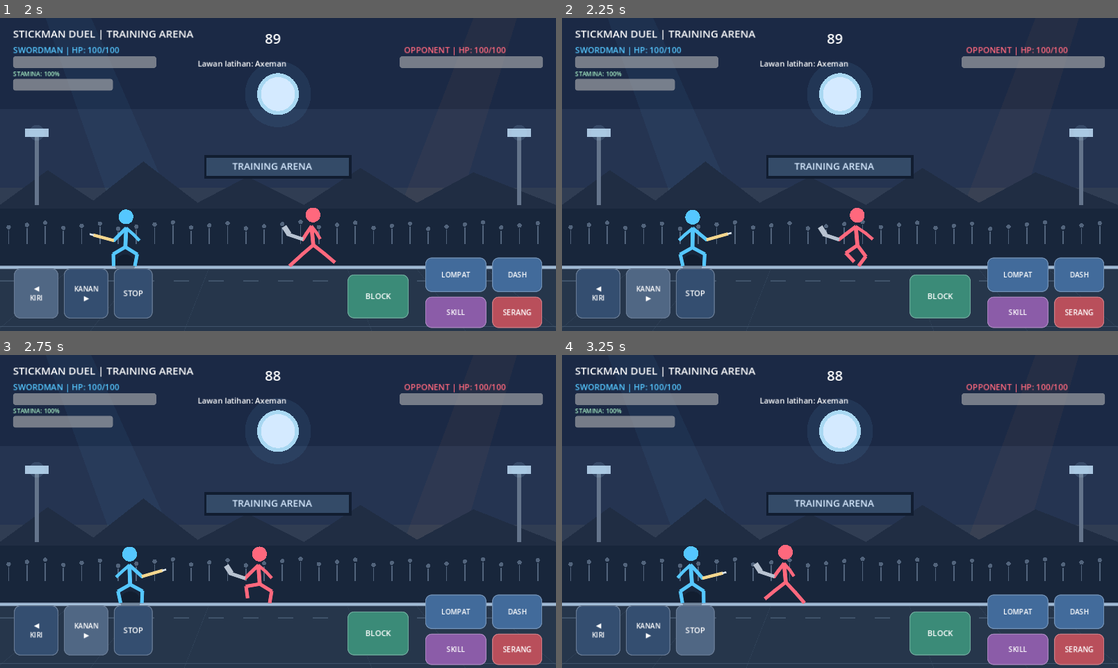
Above: before the commit, frames 1-4 (two rows, left to right).
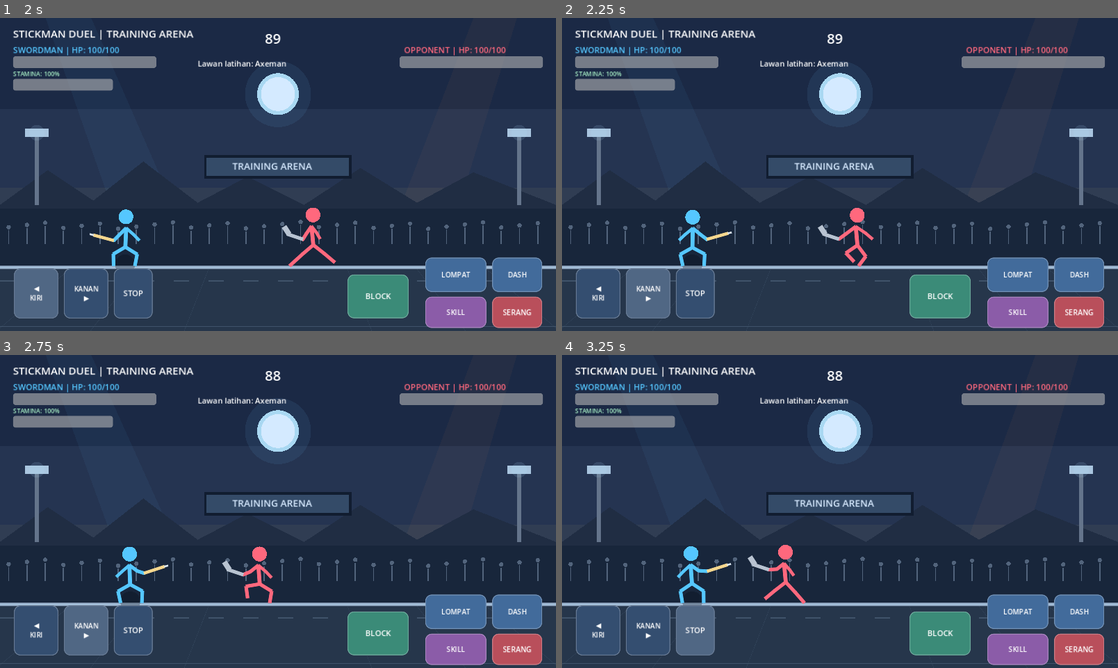
Above: after the commit, the same moments.

Repository: satriamada-web/stickman-duel
Game: Godot game, scene res://scenes/main.tscn
Same seed, same stepped clock (60 frames per second), same inputs: the game is played once before the commit and once after it.
Inputs:
- Up to frame 1 (2 s): click "MULAI BERTARUNG" at 0.5 s; click "◀ KIRI" at 1.25 s
- Up to frame 2 (2.25 s): click "KANAN ▶" at 2 s
- Up to frame 3 (2.75 s): no input
- Up to frame 4 (3.25 s): click "STOP" at 2.75 s

Frame 1 is identical in both runs. In frame 2, less than 0.1% of the frame differs, in the area x 24-56%, y 66-72%; in frame 3, 0.2%; in frame 4, 0.3%, in the area x 20-42%, y 64-72%.

Commit message:
Add target-aware procedural aiming poses

Diff:
--- a/scripts/main.gd
+++ b/scripts/main.gd
@@ -332,8 +332,8 @@
 			var trail_offset := float(trail_index) * 17.0 * float(player_facing)
 			draw_line(Vector2(player_x - trail_offset, FLOOR_Y - 75.0), Vector2(player_x - trail_offset - 24.0 * float(player_facing), FLOOR_Y - 75.0), trail_color, 5.0 - float(trail_index) * 0.7, true)
 	draw_circle(Vector2(player_x, FLOOR_Y - 3.0), 23.0 - minf(jump_height * 0.035, 12.0), Color(0.02, 0.04, 0.08, 0.28))
-	_draw_fighter(player_x, FLOOR_Y - jump_height, player_tint, …(349 unchanged characters)… time, is_blocking, player_knockdown_time)
-	_draw_fighter(enemy_x, FLOOR_Y, enemy_tint, enemy_facing, "AXE", absf(enemy_x - player_x) > 125.0, enemy_attack_animation_time, 0.24, false, false, 1, enemy_hit_flash, "Axeman", 0.0, 0.0, 0.0, false, enemy_knockdown_time)
+	_draw_fighter(player_x, FLOOR_Y - jump_height, player_tint, …(349 unchanged characters)… time, is_blocking, player_knockdown_time, enemy_x)
+	_draw_fighter(enemy_x, FLOOR_Y, enemy_tint, enemy_facing, "AXE", absf(enemy_x - player_x) > 125.0, enemy_attack_animation_time, 0.24, false, false, 1, enemy_hit_flash, "Axeman", 0.0, 0.0, 0.0, false, enemy_knockdown_time, player_x)
 	if enemy_attack_windup > 0.0:
 		var tell_progress := 1.0 - clampf(enemy_attack_windup / (0.48 if enemy_attack_heavy else 0.28), 0.0, 1.0)
 		var tell_color := Color("#ffb45c") if enemy_attack_heavy else Color("#ff687d")
@@ -432,7 +432,7 @@
 	return hip_point + direction_to_foot * along + perpendicular * height * bend_direction
 
 
-func _draw_fighter(x: float, floor_y: float, tint: Color, di …(259 unchanged characters)… ng: bool = false, knockdown: float = 0.0) -> void:
+func _draw_fighter(x: float, floor_y: float, tint: Color, di …(259 unchanged characters)… ng: bool = false, knockdown: float = 0.0, target_x: float = 0.0) -> void:
 	# Rig prosedural: ritme langkah, pusat berat, dan pose serangan dibangun dari waktu.
 	var gait_rate := 18.0 if dashing else (11.5 if walking else 2.2)
 	var phase := animation_time * gait_rate
@@ -514,6 +514,15 @@
 		front_knee += Vector2(-7.0 * direction * anticipation + 3.0 * direction * follow, 0.0)
 		front_foot += Vector2(-10.0 * direction * anticipation, -2.0 * strike)
 
+	# Procedural aiming: tangan depan mengikuti jarak target.
+	var target_distance := absf(target_x - x)
+	var aim_weight := (1.0 - clampf((target_distance - 95.0) / 300.0, 0.0, 1.0)) if target_x > 0.0 else 0.0
+	if aim_weight > 0.0 and not airborne and not dashing and not blocking and attack_time <= 0.0 and hit_time <= 0.0 and knockdown <= 0.0:
+		var aim_reach := 9.0 + aim_weight * 13.0
+		front_elbow = front_elbow.lerp(shoulder + Vector2(23.0 * direction, 5.0), aim_weight * 0.55)
+		front_hand = front_hand.lerp(shoulder + Vector2((37.0 + aim_reach) * direction, -8.0), aim_weight * 0.7)
+		back_hand = back_hand.lerp(back_elbow + Vector2(-8.0 * direction, 5.0), aim_weight * 0.25)
+
 	if blocking:
 		# Pose guard: siku rapat, senjata terangkat melindungi bagian atas tubuh.
 		front_knee = hip + Vector2(17.0 * direction, 29.0)
@@ -618,7 +627,8 @@
 
 	# Senjata mengikuti tangan sepanjang animasi.
 	var idle_weapon_sway := idle_sway * idle_strength
-	var weapon_tip := front_hand + Vector2(48.0 * direction + idle_weapon_sway * 2.0, -12.0 + idle_breath * 2.0 * idle_strength)
+	var aim_weapon_lift := aim_weight * 5.0 if not blocking and attack_time <= 0.0 and knockdown <= 0.0 else 0.0
+	var weapon_tip := front_hand + Vector2(48.0 * direction + idle_weapon_sway * 2.0, -12.0 - aim_weapon_lift + idle_breath * 2.0 * idle_strength)
 	if weapon == "SPEAR":
 		weapon_tip = front_hand + Vector2(78.0 * direction + idle_weapon_sway * 4.0, -5.0 + idle_breath * 3.0 * idle_strength)
 		draw_line(front_hand, weapon_tip, Color("#f5d78e"), 5.0, true)
